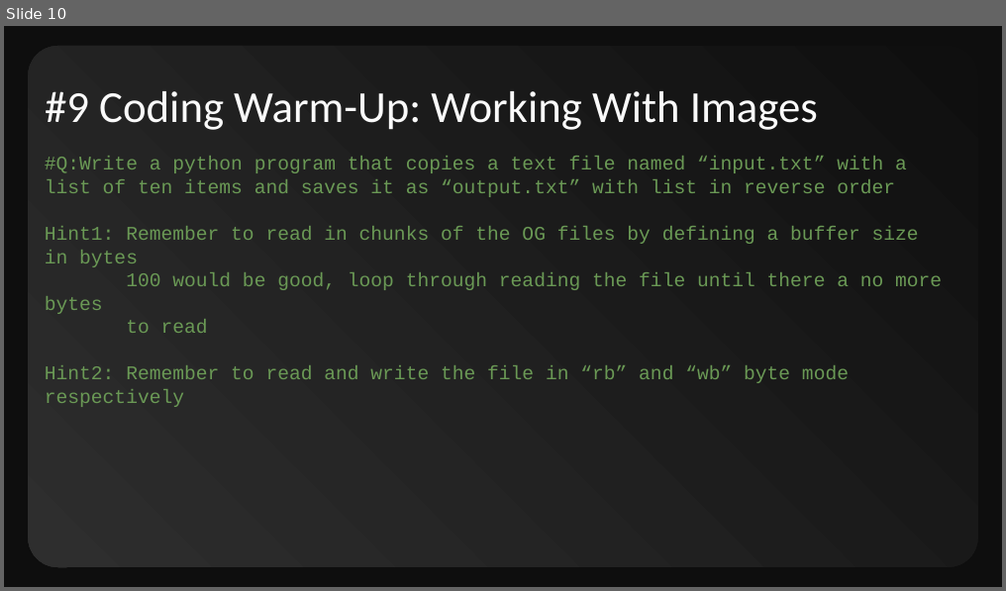
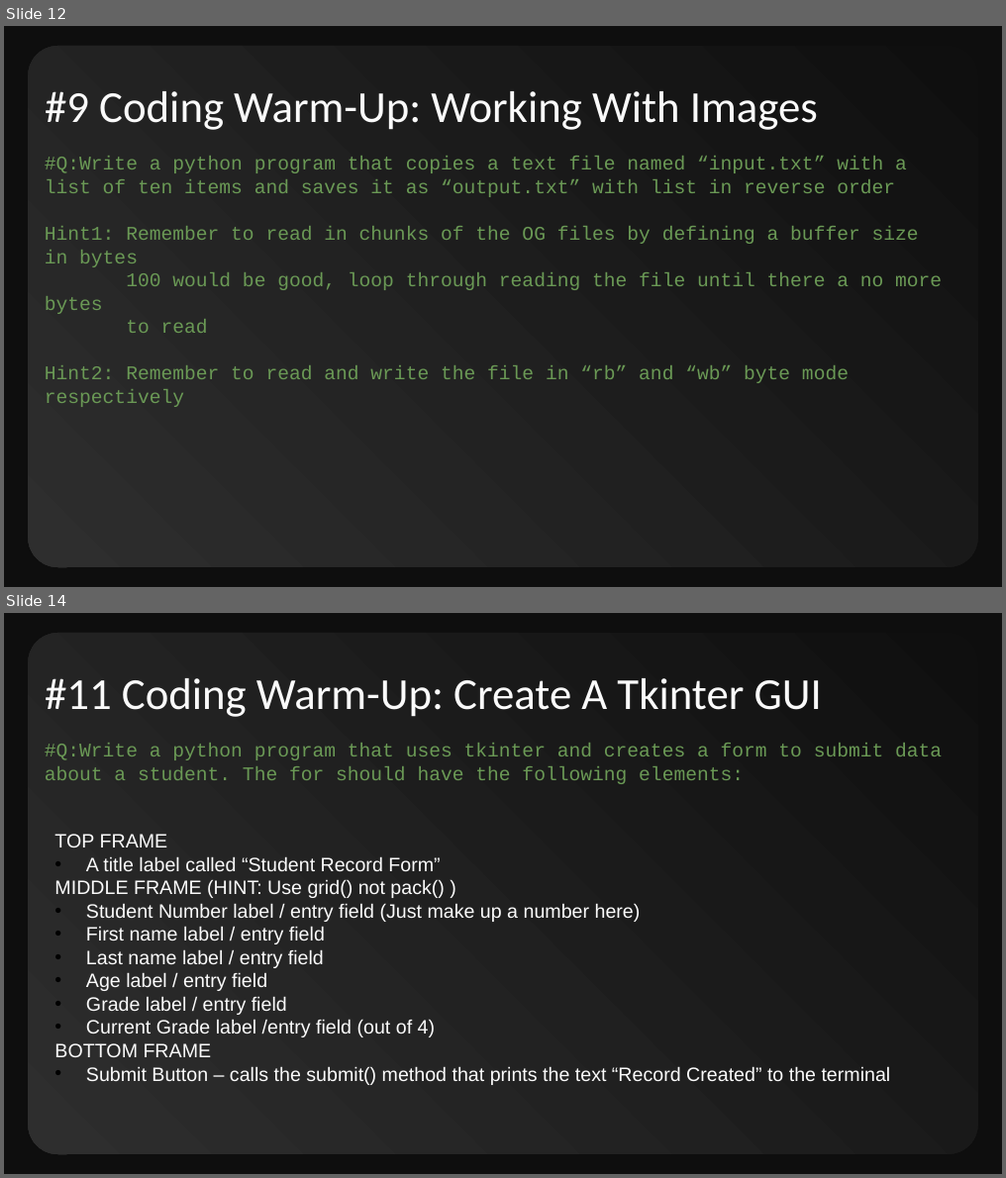
Before and after one commit to CompSci-110-LHHS/cs110classmain, a slide deck: 002_Course_Exercises/01_Warmup_Exercises/01_CS110_Warmup_Exercises.pptx. Shown one above the other, each under a label of ours: slide 10 before the commit, slides 12 and 14 after it; the slides between them are not shown. The pictures are 1006x591 and 1006x1178 pixels, drawn with LibreOffice and Linux fonts; fonts in the diff are those of the drawing. Boxes give left, top, right and bottom in pixels: in the first picture for what was removed or moved away, otherwise in the second. Text is boxed around its words. In the diff, an @@ line names an element or a change of style, - is before the commit and + after.

```diff
--- a/002_Course_Exercises/01_Warmup_Exercises/01_CS110_Warmup_Exercises.pptx
+++ b/002_Course_Exercises/01_Warmup_Exercises/01_CS110_Warmup_Exercises.pptx
@@ slide 14 added at bbox=[4, 613, 1002, 1174], background #0E0E0E; not listed: 1 template element that a slide beside it also shows @@
@@ title added at bbox=[45, 678, 822, 717], 32 pt, text #FAFAFA @@
+#11 Coding Warm-Up: Create A Tkinter GUI
@@ text added at bbox=[45, 744, 942, 784], 14 pt, text #6A9955 @@
+#Q:Write a python program that uses tkinter and creates a form to submit data about a student. The for should have the following elements:
@@ text added at bbox=[54, 834, 891, 1085], 14 pt, text #FAFAFA @@
+TOP FRAME
+• A title label called “Student Record Form”
+MIDDLE FRAME (HINT: Use grid() not pack() )
+• Student Number label / entry field (Just make up a number here)
+• First name label / entry field
+• Last name label / entry field
+• Age label / entry field
+• Grade label / entry field
+• Current Grade label /entry field (out of 4)
+BOTTOM FRAME
+• Submit Button – calls the submit() method that prints the text “Record Created” to the terminal
@@ what was slide 10 is now slide 12 @@
```
Also in this commit, not shown: 1 slide changed, 2 other slides added.
